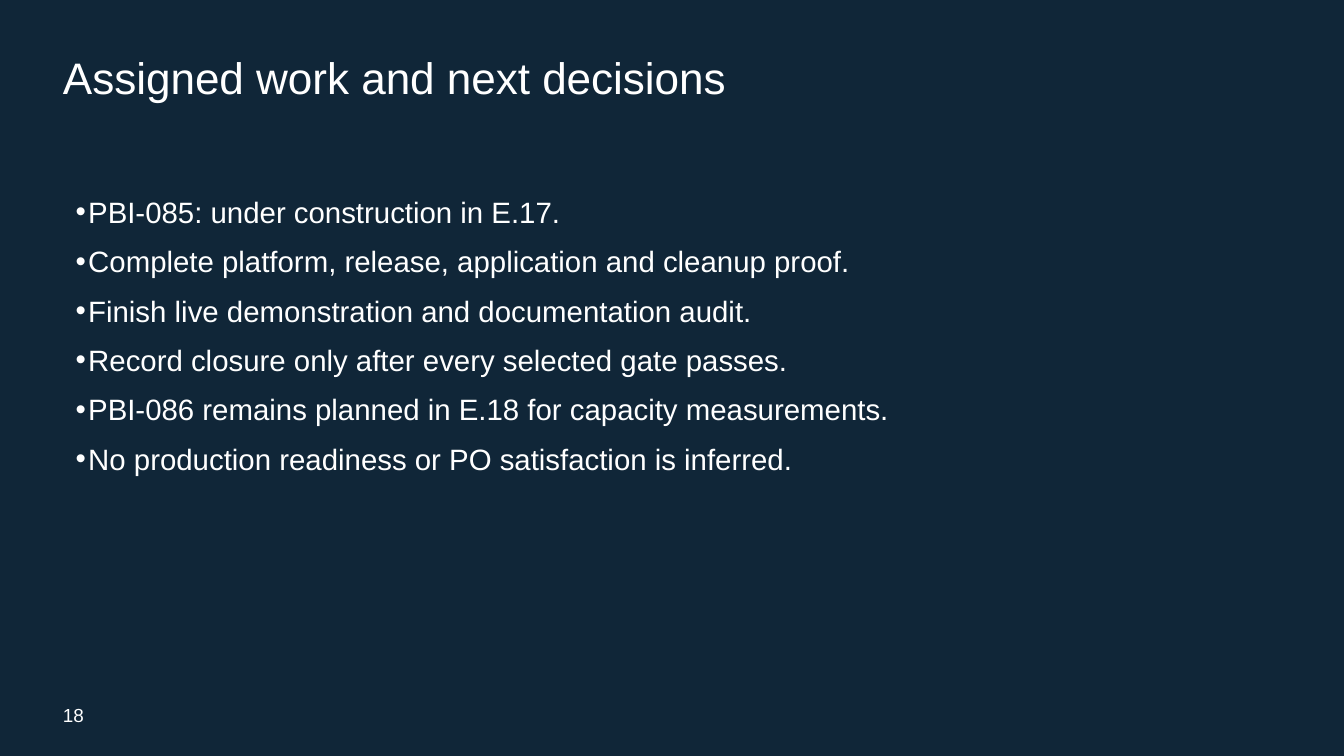
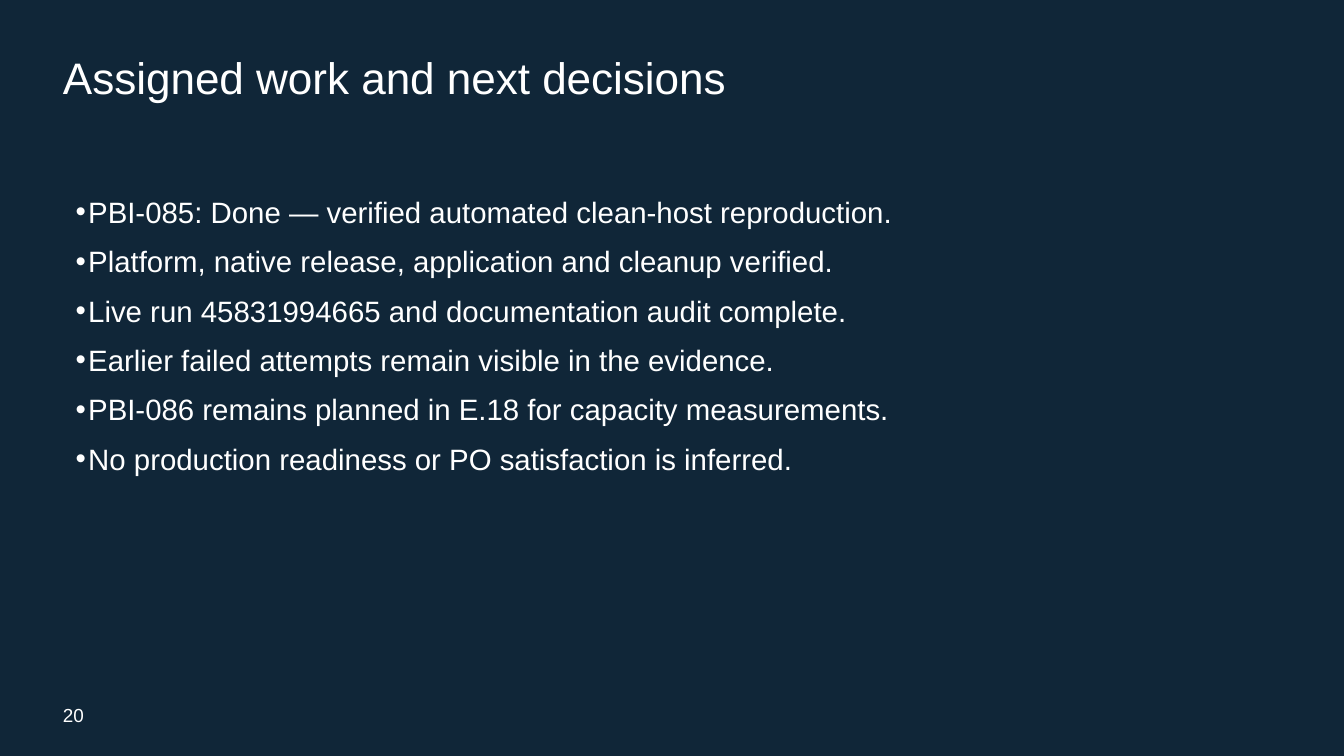
Before and after one commit to rstyczynski/APEX_CICD, a slide deck: slide 20 of progress/E.17/sprint_E.17_increment_demo.pptx (slide 18 before the commit). Drawn at 1344x756 pixels with LibreOffice and Linux fonts; fonts in the diff are those of the drawing. Boxes give left, top, right and bottom in pixels: in the first picture for what was removed or moved away, otherwise in the second. Text is boxed around its words. In the diff, an @@ line names an element or a change of style, - is before the commit and + after.

Commit message:
docs: (E.17) finalize audited handover and close sprint

```diff
--- a/progress/E.17/sprint_E.17_increment_demo.pptx
+++ b/progress/E.17/sprint_E.17_increment_demo.pptx
@@ text at [88,201,891,377]: text changed @@
-• PBI-085: under construction in E.17.
-• Complete platform, release, application and cleanup proof.
-• Finish live demonstration and documentation audit.
-• Record closure only after every selected gate passes.
+• PBI-085: Done — verified automated clean-host reproduction.
+• Platform, native release, application and cleanup verified.
+• Live run 45831994665 and documentation audit complete.
+• Earlier failed attempts remain visible in the evidence.
@@ text at [63,709,84,722]: text changed @@
-18
+20
```
Also in this commit, not shown: 8 other slides changed, 2 slides added, 34 other files.
